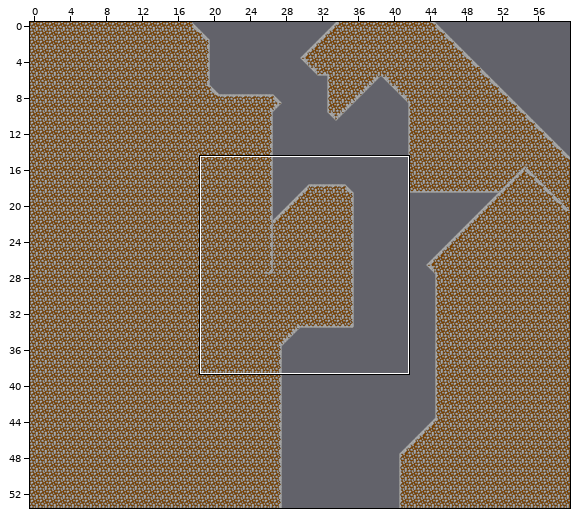
Level history. Tiled map: src/assets/maps/level2.tmx. Above, an overview of the earlier version with the close-up marked.
Close-up. Before:
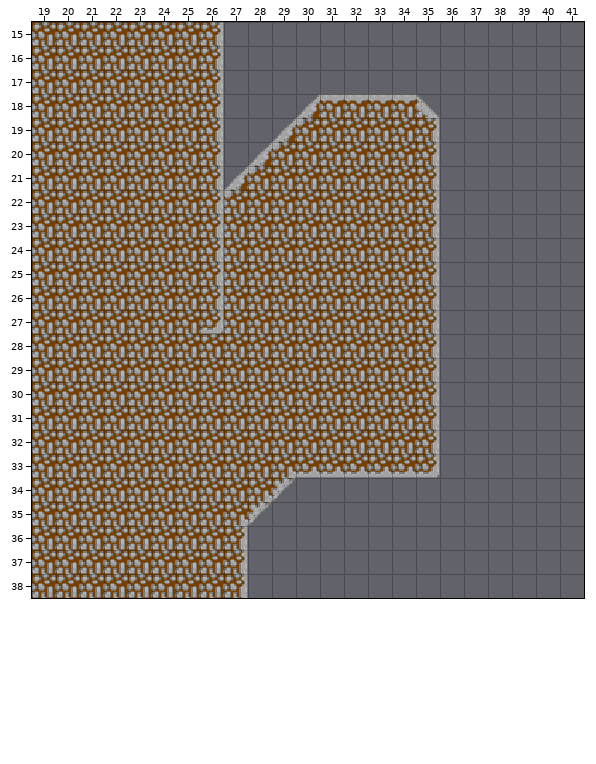
Cells are 16x16 px. Shown: x 19..41, y 15..38.
Now the later version:
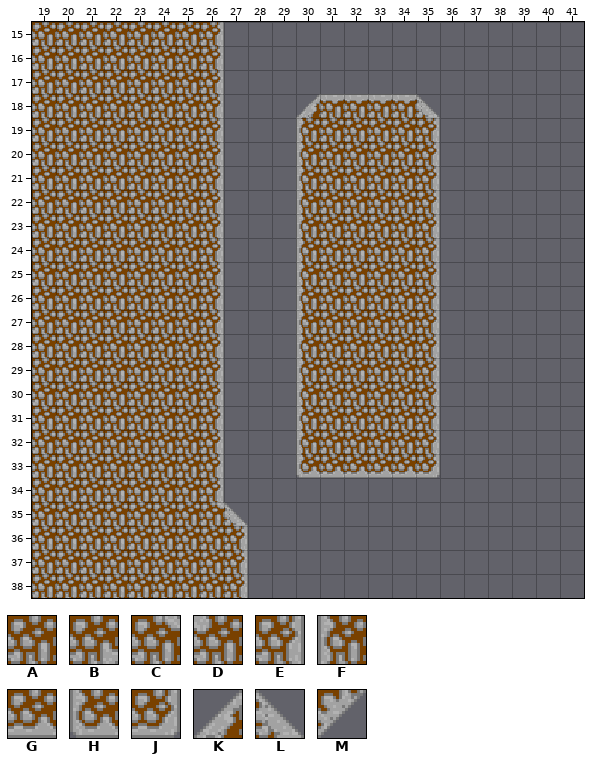
Key: from "cliffs": A 0, B 1, C 3, D 4, E 5, F 6, G 8, H 9, J 10, K 13, L 14, M 16.
_ is an empty cell, # one hidden under a higher layer, . an unchanged one.
The exact change:
--- layer "background"
@@ x 26..30 @@
-21 ...A.
-22 ..AA.
-23 .AAA.
-24 .AAA.
-25 .AAA.
-26 .AAA.
-27 .AAA.
-28 AAAAA
-29 .AAA.
-30 .AAA.
-31 .AAA.
-32 .AAA.
-33 .AA..
-34 .A#..
+21 ..._.
+22 ..__.
+23 .___.
+24 .___.
+25 .___.
+26 .___.
+27 .___.
+28 _____
+29 .___.
+30 .___.
+31 .___.
+32 .___.
+33 .__..
+34 .__..
--- layer "cliffs"
@@ x 26..30 @@
-19 ...KD
-20 ..KD_
-21 .KD._
-22 .D.._
-23 ...._
-24 ...._
-25 ...._
-26 ...._
-27 J..._
-28 _..._
-29 _..._
-30 _..._
-31 _..._
-32 _..._
-33 _..BG
-34 _.BM.
-35 _BM..
+19 ..._F
+20 ..__F
+21 .__.F
+22 ._..F
+23 ....F
+24 ....F
+25 ....F
+26 ....F
+27 E...F
+28 E...F
+29 E...F
+30 E...F
+31 E...F
+32 E...F
+33 E.._H
+34 E.__.
+35 CL_..
Where, in picture pixels (left, top, right, bottom), the same in both close-ups:
changed: (200, 118, 317, 526)
